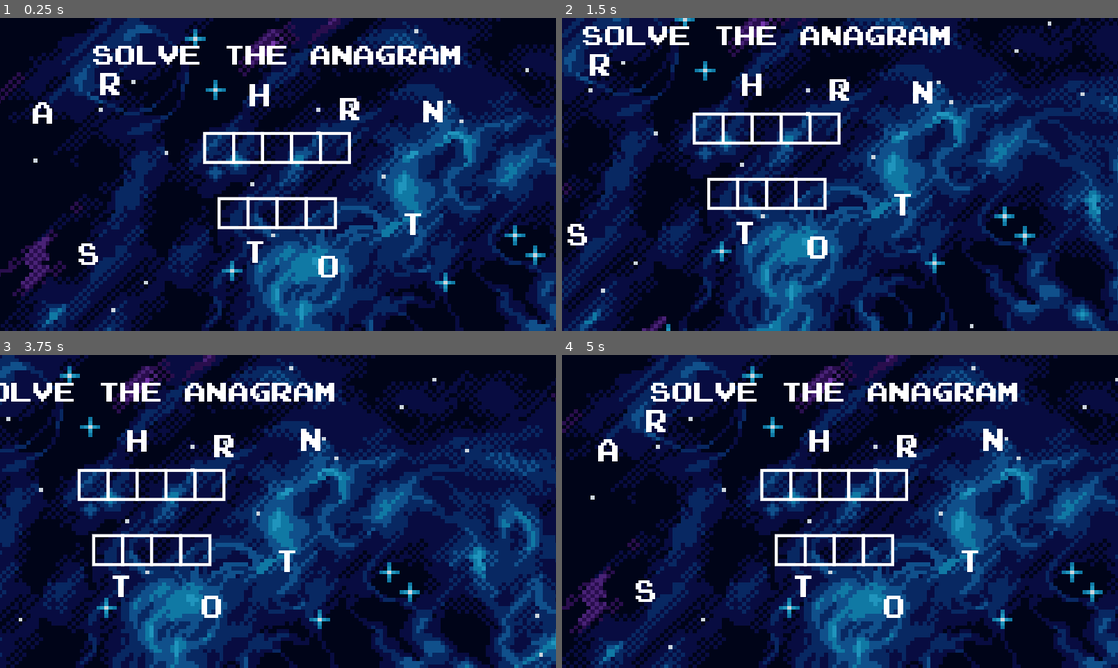
Above: before the commit, frames 1-4 (two rows, left to right).
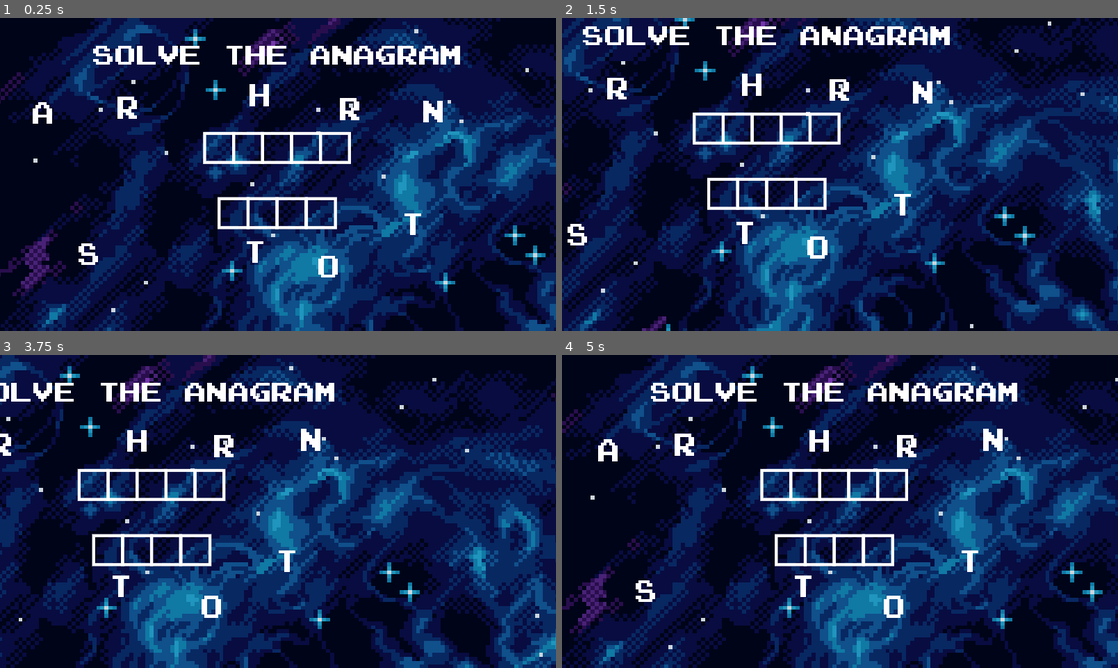
Above: after the commit, the same moments.

Repository: M-a-b-e-l/CISC2540---2D-Game-group-6
Game: Godot game, scene res://Scenes/Minigame3/MiniGame3.tscn
Two runs of this game, one before a commit and one after it. Both use one fixed random seed, a clock stepped at 60 frames per second and the inputs below. This scene is started directly instead of the project's main scene.
Inputs (mouse positions are in pixels of both pictures, inside the frame that each line leads up to):
- Up to frame 1 (0.25 s): no input
- Up to frame 2 (1.5 s): tap Enter at 0.5 s; move the mouse to (606, 115) at 0.52 s; hold Right (ui_right) 0.53-1.28 s; click (606, 115) at 0.6 s; move the mouse to (751, 96) at 1.27 s; hold Down (ui_down) from 1.28 s (still down); click (751, 96) at 1.35 s
- Up to frame 3 (3.75 s): move the mouse to (255, 536) at 2.02 s; release Down (ui_down) at 2.03 s; hold Right (ui_right) 2.03-2.78 s; click (255, 536) at 2.1 s; move the mouse to (289, 376) at 2.77 s; hold Up (ui_up) 2.78-3.53 s; click (289, 376) at 2.85 s; move the mouse to (111, 586) at 3.52 s; hold Left (ui_left) from 3.53 s (still down); click (111, 586) at 3.6 s
- Up to frame 4 (5 s): keep holding Left (ui_left); move the mouse to (595, 420) at 4.27 s; click (595, 420) at 4.35 s

The runs differ from the first frame. In frame 1, 0.3% of the frame differs, in the area x 18-25%, y 17-33%; in frame 2, 0.3%; in frame 3, less than 0.1%; in frame 4, 0.3%.

Commit message:
Minor Adjustments

Diff:
--- a/group_6_2d_game/Scenes/Minigame3/MiniGame3.tscn
+++ b/group_6_2d_game/Scenes/Minigame3/MiniGame3.tscn
@@ -87,7 +87,7 @@
 
 [node name="R" parent="." instance=ExtResource("11_y2h4m")]
 z_index = 1
-position = Vector2(229, 139)
+position = Vector2(265, 188)
 
 [node name="DraggableArea" parent="." instance=ExtResource("12_x7dgv")]
 position = Vector2(425, 240)
--- a/group_6_2d_game/Scenes/Minigame3/drop.gd
+++ b/group_6_2d_game/Scenes/Minigame3/drop.gd
@@ -1,5 +1,4 @@
 extends Marker2D
-
 
 
 func select():
@@ -9,15 +8,3 @@
 
 func deselect():
 	modulate = Color.ANTIQUE_WHITE
-
-
-#var selected = false
-
-#func _ready():
-	#modulate = Color(Color.MEDIUM_ORCHID, 0.7)
-#
-#func _process(delta: float):
-	#if selected:
-		#visible = true
-	#else:
-		#visible = false
--- a/group_6_2d_game/Scenes/Minigame3/grid.tscn
+++ b/group_6_2d_game/Scenes/Minigame3/grid.tscn
@@ -3,5 +3,5 @@
 [ext_resource type="Script" path="res://Scenes/Minigame3/grid.gd" id="1_c1brr"]
 
 [node name="Grid" type="Node2D"]
-position = Vector2(-30, -30)
+position = Vector2(-5, -5)
 script = ExtResource("1_c1brr")
